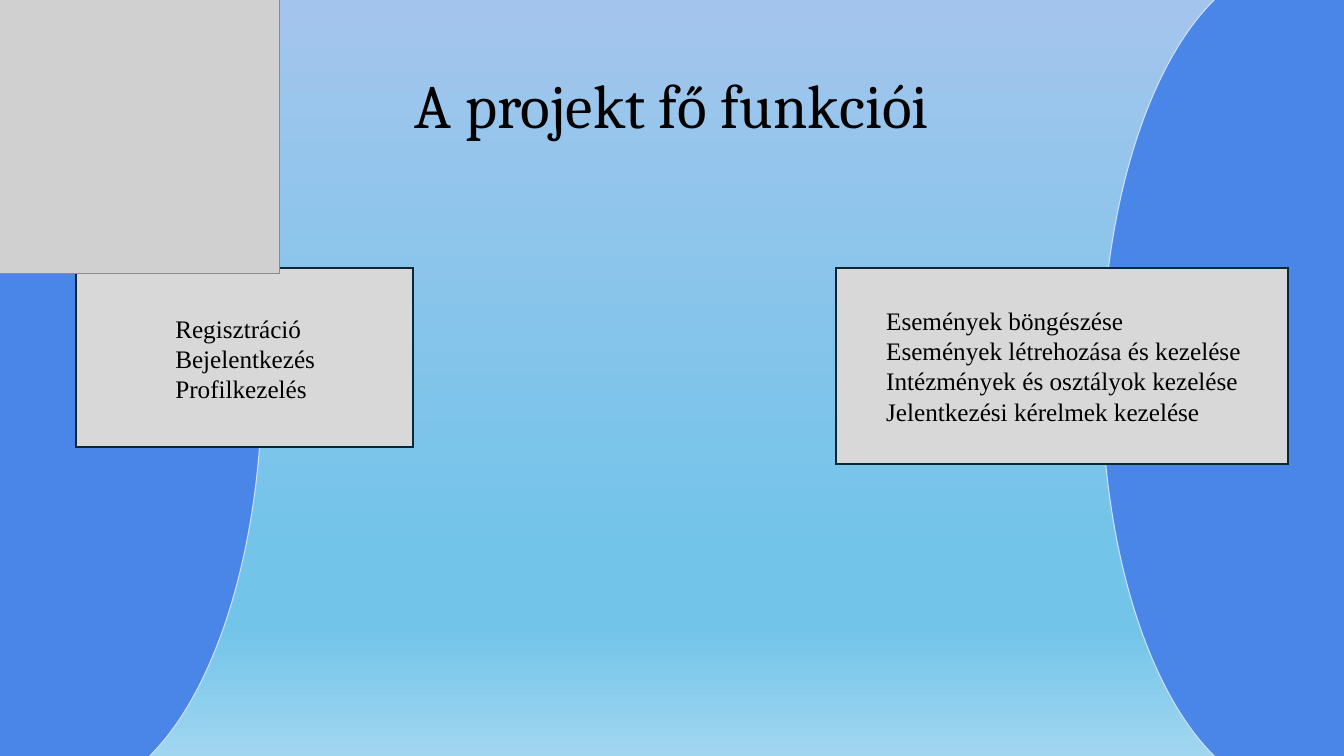
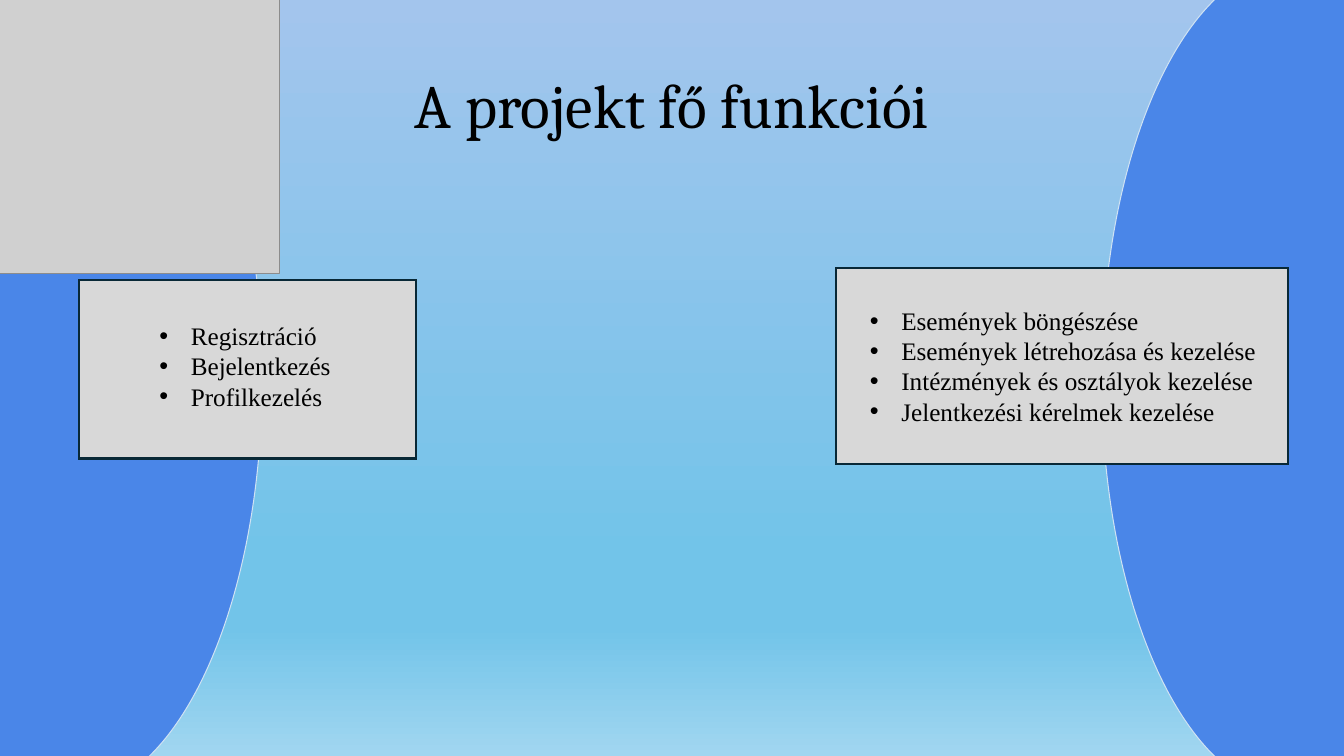
Before and after one commit to nagyls/13_S2_5_vizsgaremek, a slide deck: slide 3 of dokumentumok/Prezentáció_NagyLevedSamuel_TothTamas.pptx. Drawn at 1344x756 pixels with LibreOffice and Linux fonts; fonts in the diff are those of the drawing; grey boxes stand for pictures. Boxes give left, top, right and bottom in pixels: in the first picture for what was removed or moved away, otherwise in the second. Text is boxed around its words. In the diff, an @@ line names an element or a change of style, - is before the commit and + after.

```diff
--- a/dokumentumok/Prezentáció_NagyLevedSamuel_TothTamas.pptx
+++ b/dokumentumok/Prezentáció_NagyLevedSamuel_TothTamas.pptx
@@ rectangle: place and size @@
-rectangle at box(77, 268, 414, 448)
+rectangle at box(79, 279, 416, 459)
@@ text "Regisztráció" at box(191, 327, 331, 407): bullet none to • @@
@@ text "Regisztráció": place and size @@
-text "Regisztráció" at box(175, 320, 315, 399)
+text "Regisztráció" at box(191, 327, 331, 407)
@@ text "Események böngészése": place and size @@
-text "Események böngészése" at box(886, 312, 1240, 422)
+text "Események böngészése" at box(901, 312, 1255, 422)
@@ text "Események böngészése" at box(901, 312, 1255, 422): bullet none to • @@
```
Also in this commit, not shown: 1 other slide changed.
